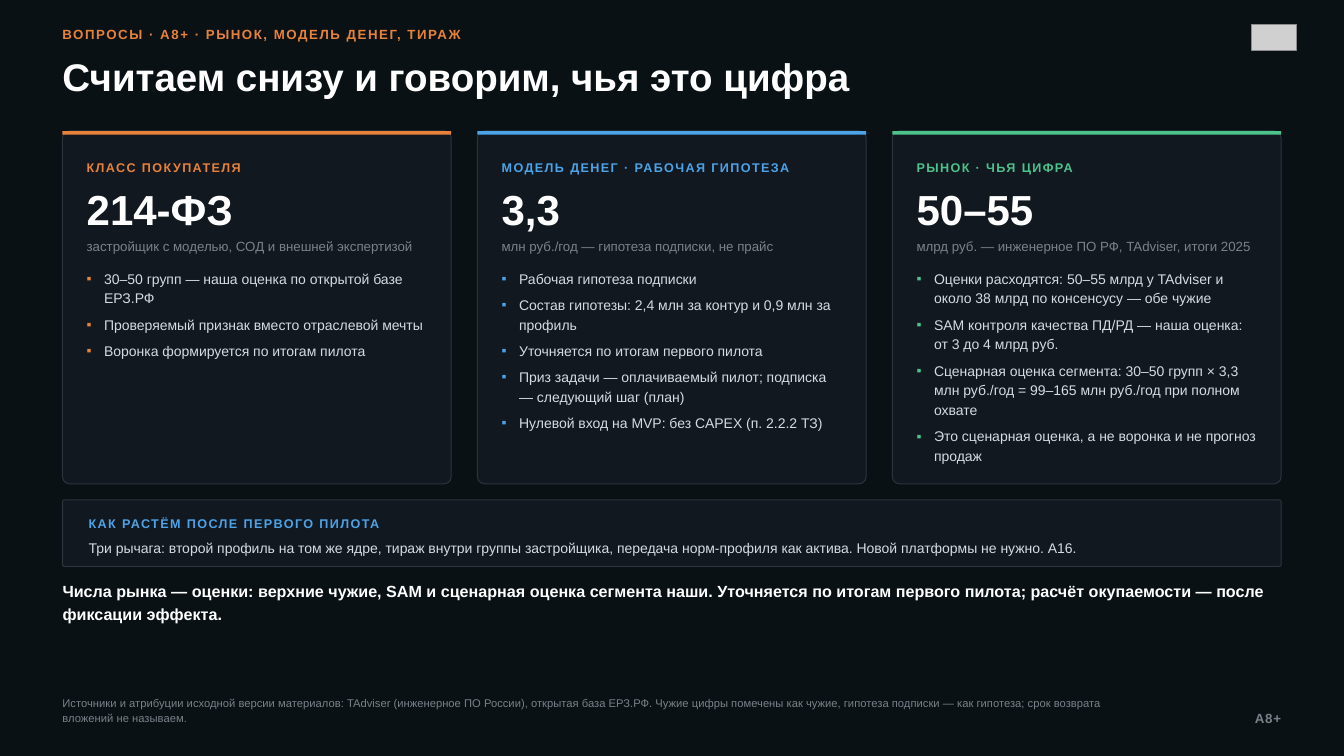
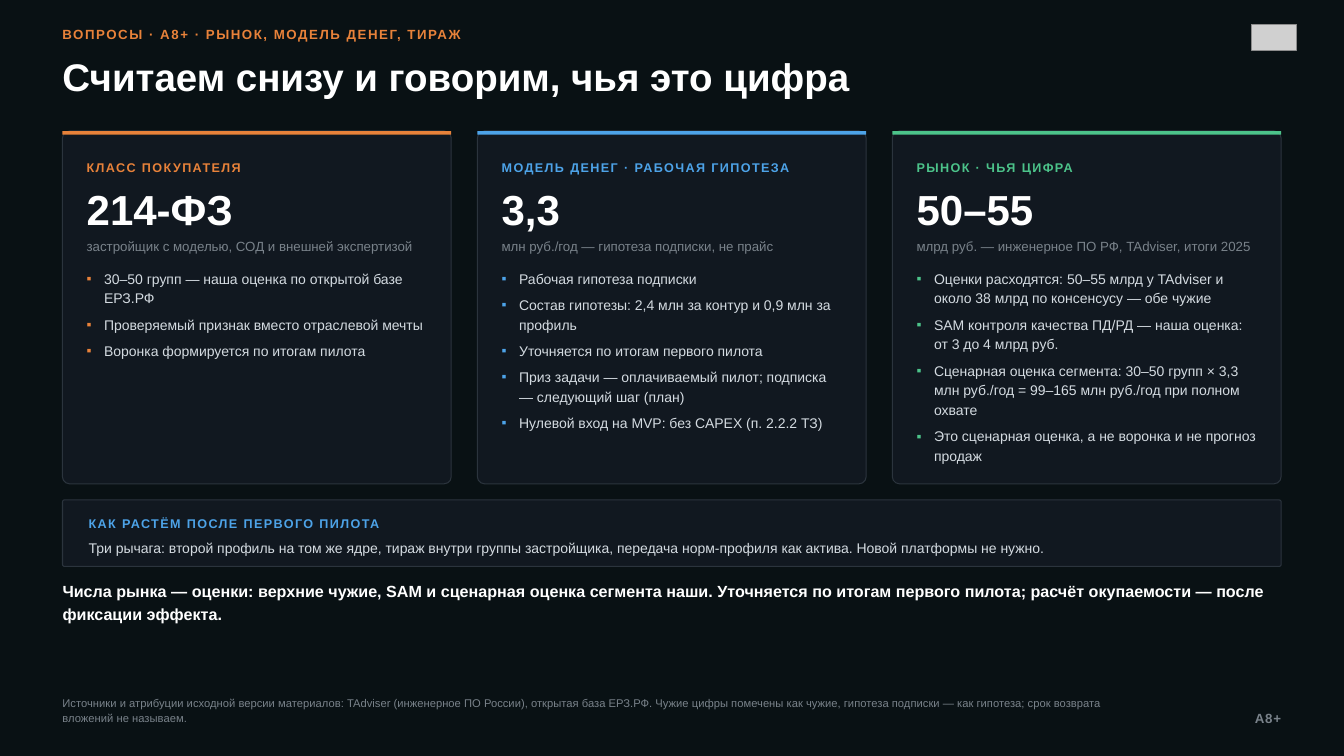
Before and after one commit to KonkovDV/AeroBIM, a slide deck: slide 22 of submission/03-presentation/AeroBIM-full.pptx. Drawn at 1344x756 pixels with LibreOffice and Linux fonts; fonts in the diff are those of the drawing; grey boxes stand for pictures; background and template pictures are left out; a plain dark background stands for a picture behind light text. Boxes give left, top, right and bottom in pixels: in the first picture for what was removed or moved away, otherwise in the second. Text is boxed around its words. In the diff, an @@ line names an element or a change of style, - is before the commit and + after.

```diff
--- a/submission/03-presentation/AeroBIM-full.pptx
+++ b/submission/03-presentation/AeroBIM-full.pptx
@@ text at bbox=[89, 542, 1044, 556]: text changed @@
-Три рычага: второй профиль на том же ядре, тираж внутри группы застройщика, передача норм-профиля как актива. Новой платформы не нужно. A16.
+Три рычага: второй профиль на том же ядре, тираж внутри группы застройщика, передача норм-профиля как актива. Новой платформы не нужно.
```
Also in this commit, not shown: 19 other slides changed, 1 other file.
